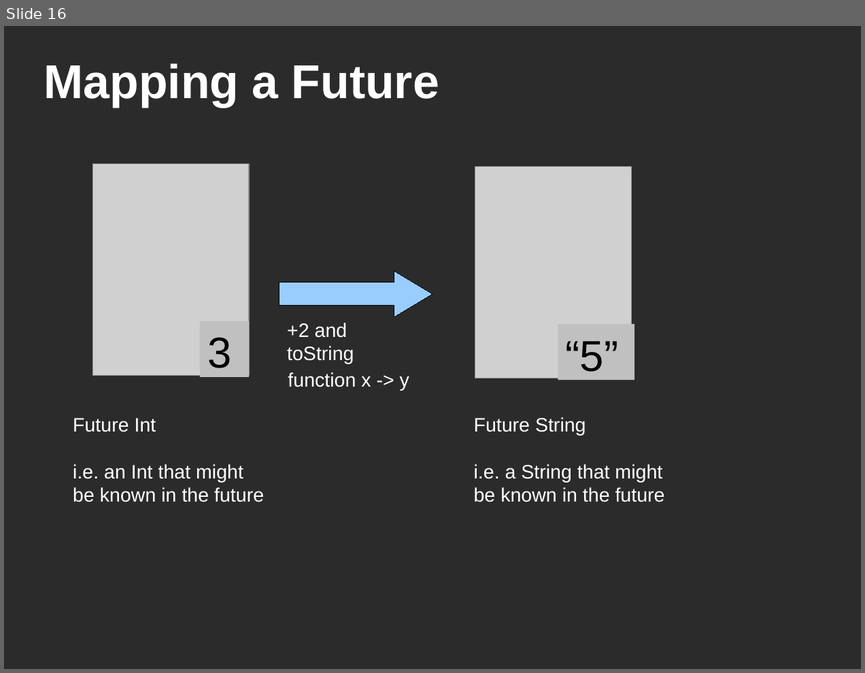
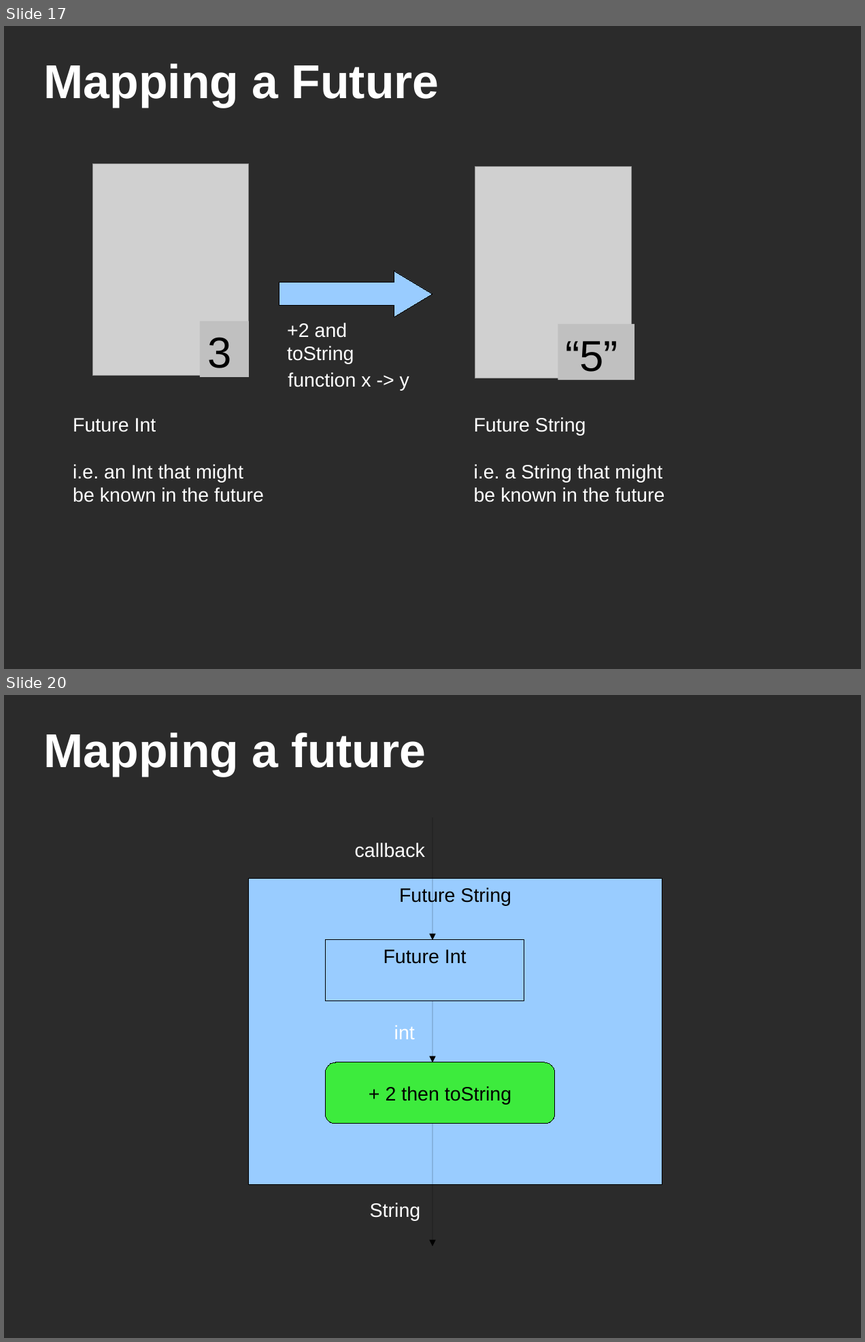
Before and after one commit to techtangents/jsasync, a slide deck: doc/TheFuture.odp. Shown one above the other, each under a label of ours: slide 16 before the commit, slides 17 and 20 after it; the slides between them are not shown. The pictures are 865x673 and 865x1342 pixels, drawn with LibreOffice and Linux fonts; fonts in the diff are those of the drawing; grey boxes stand for pictures; background and template pictures are left out; a plain dark background stands for a picture behind light text. Boxes give left, top, right and bottom in pixels: in the first picture for what was removed or moved away, otherwise in the second. Text is boxed around its words. In the diff, an @@ line names an element or a change of style, - is before the commit and + after.

```diff
--- a/doc/TheFuture.odp
+++ b/doc/TheFuture.odp
@@ slide 20 added at [4,695,861,1338], background picture (left out) @@
@@ title added at [43,732,426,777], 44 pt, text #FFFFFF, bold @@
+Mapping a future
@@ arrow added from (432, 817) to (432, 940), #000000 0 pt @@
@@ text added at [355,843,425,858], 18 pt, text #FFFFFF @@
+callback
@@ rectangle added at [249,879,662,1185], fill #99CCFF, outline #000000 0 pt, 18 pt, text #000000 @@
+Future String
@@ rectangle added at [325,940,524,1001], fill #99CCFF, outline #000000 0 pt, 18 pt, text #000000 @@
+Future Int
@@ arrow added from (432, 1001) to (432, 1062), #000000 0 pt @@
@@ text added at [394,1025,415,1039], 18 pt, text #FFFFFF @@
+int
@@ rounded rectangle added at [325,1062,555,1123], fill #3DEB3D, outline #000000 0 pt, 18 pt, text #000000 @@
++ 2 then toString
@@ arrow added from (432, 1123) to (432, 1246), #000000 0 pt @@
@@ text added at [370,1202,421,1221], 18 pt, text #FFFFFF @@
+String
@@ what was slide 16 is now slide 17 @@
```
Also in this commit, not shown: 2 slides changed, 8 other slides added, 1 slide removed.
